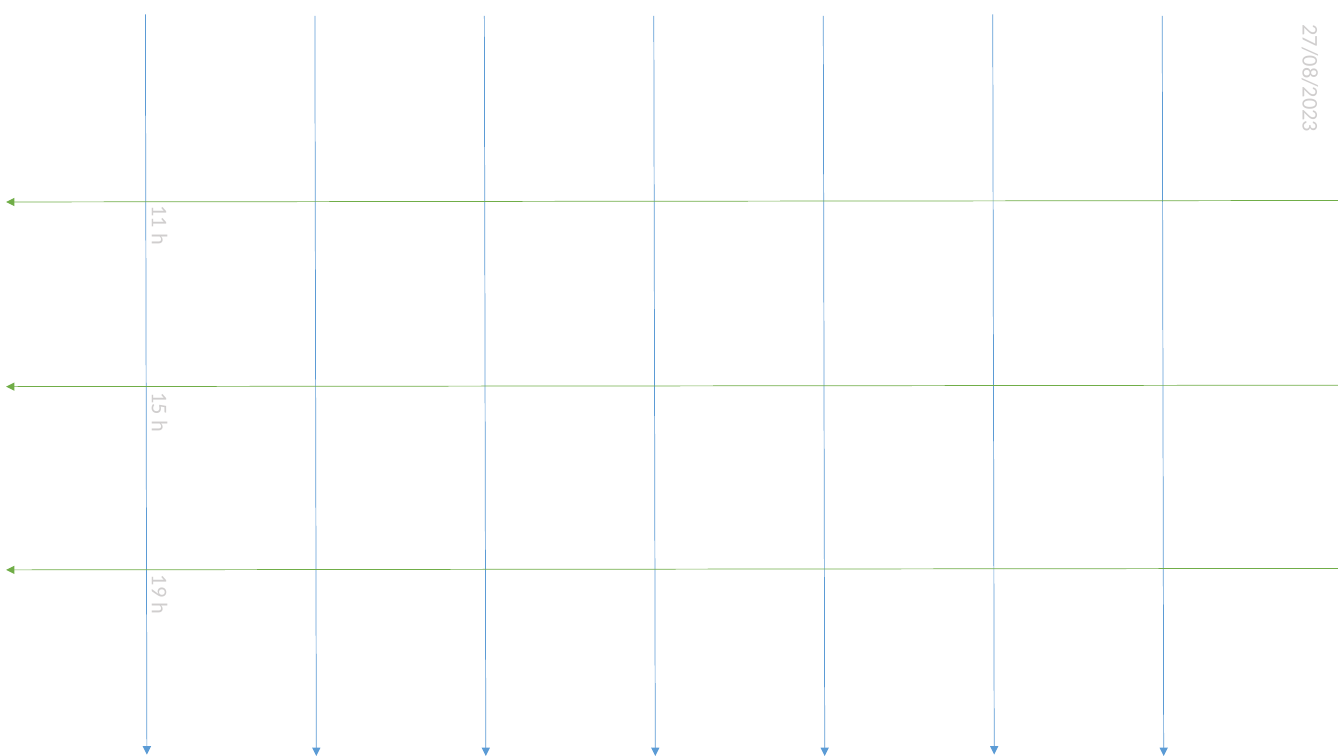
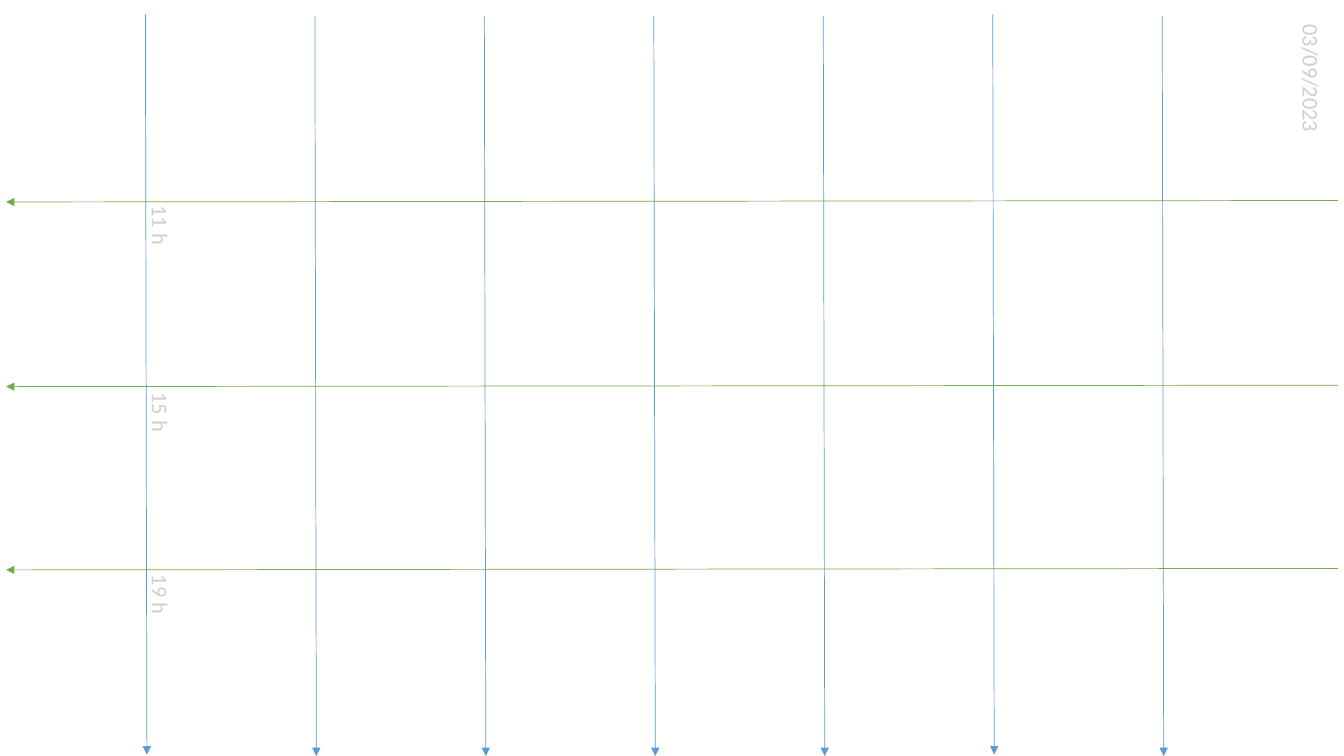
Before and after one commit to MUnilink/cubos, a slide deck: slide 1 of tempimento.pptx. Drawn at 1344x756 pixels with LibreOffice and Linux fonts; fonts in the diff are those of the drawing. Boxes give left, top, right and bottom in pixels: in the first picture for what was removed or moved away, otherwise in the second. Text is boxed around its words. In the diff, an @@ line names an element or a change of style, - is before the commit and + after.

```diff
--- a/tempimento.pptx
+++ b/tempimento.pptx
@@ text at [1297, 37, 1324, 129]: text changed @@
-27/08/2023
+03/09/2023
```
Also in this commit, not shown: 1 other file.
